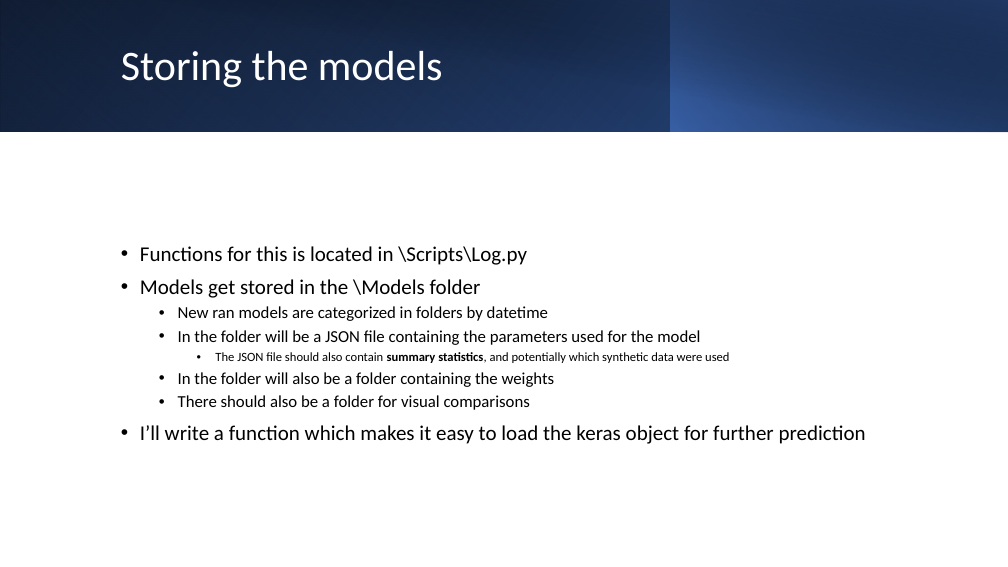
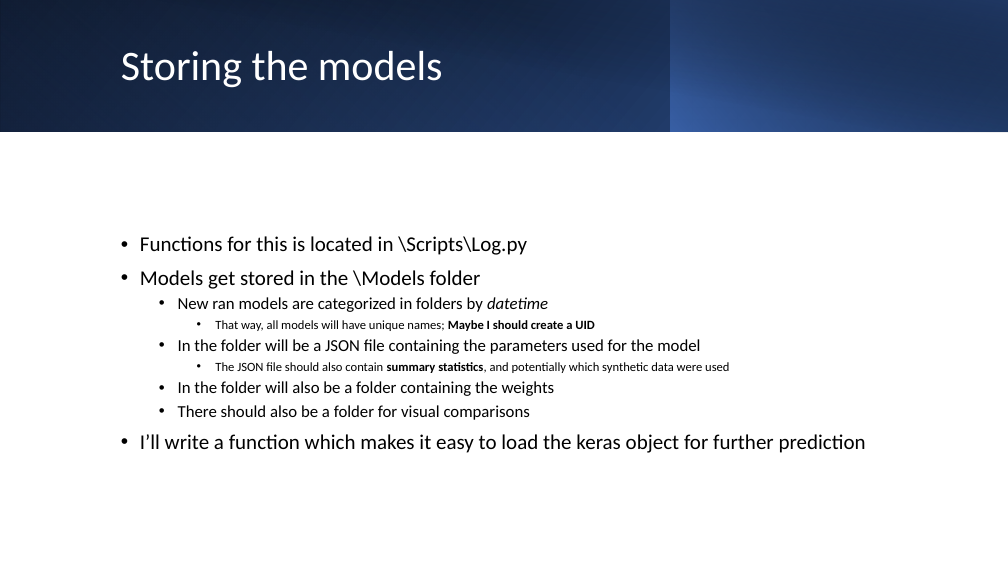
Before and after one commit to sjurmsc/MSC2023, a slide deck: slide 8 of Meeting Presentations/15.09.2022_ML Meeting.pptx. Drawn at 1008x567 pixels with LibreOffice and Linux fonts; fonts in the diff are those of the drawing. Boxes give left, top, right and bottom in pixels: in the first picture for what was removed or moved away, otherwise in the second. Text is boxed around its words. In the diff, an @@ line names an element or a change of style, - is before the commit and + after.

```diff
--- a/Meeting Presentations/15.09.2022_ML Meeting.pptx
+++ b/Meeting Presentations/15.09.2022_ML Meeting.pptx
@@ text at (178,297,548,312): italic on in "datetime" @@
@@ text at (215,320,594,331): paragraph added @@
+    • That way, all models will have unique names; Maybe I should create a UID
```
Also in this commit, not shown: 1 other slide changed.
